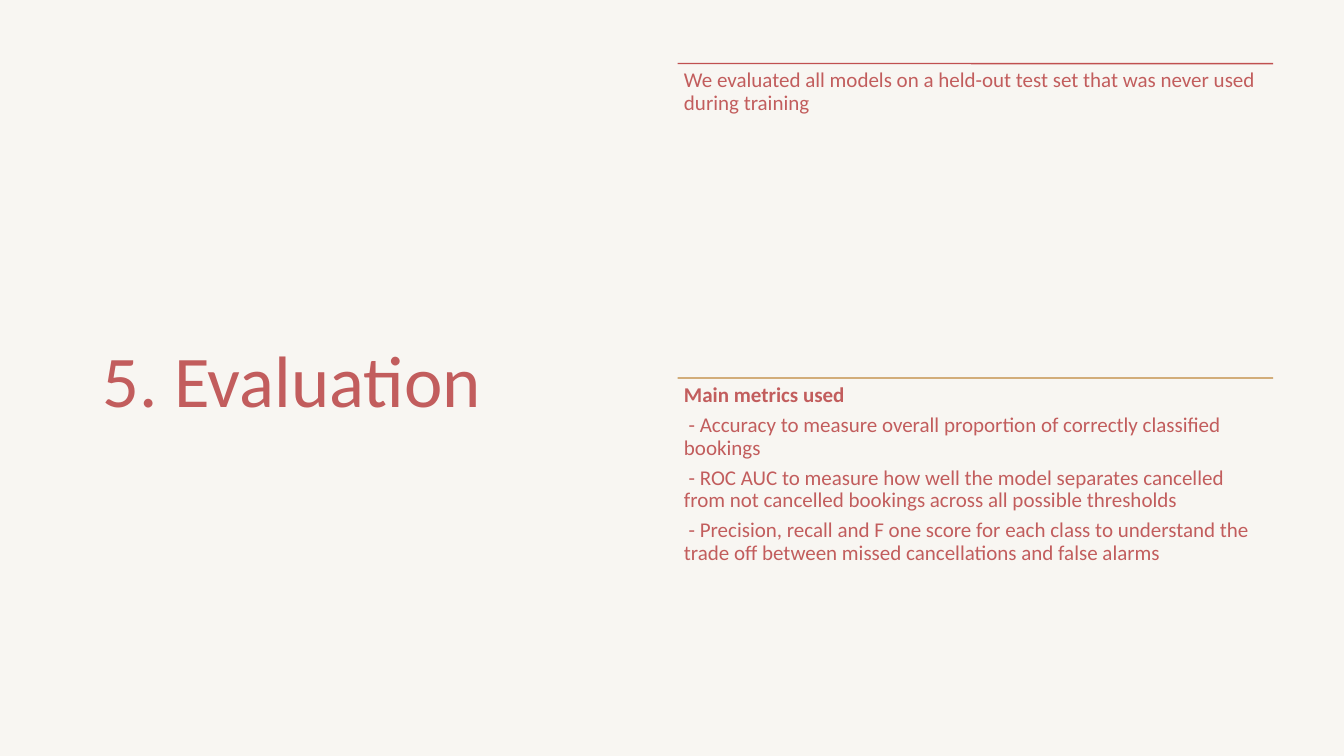
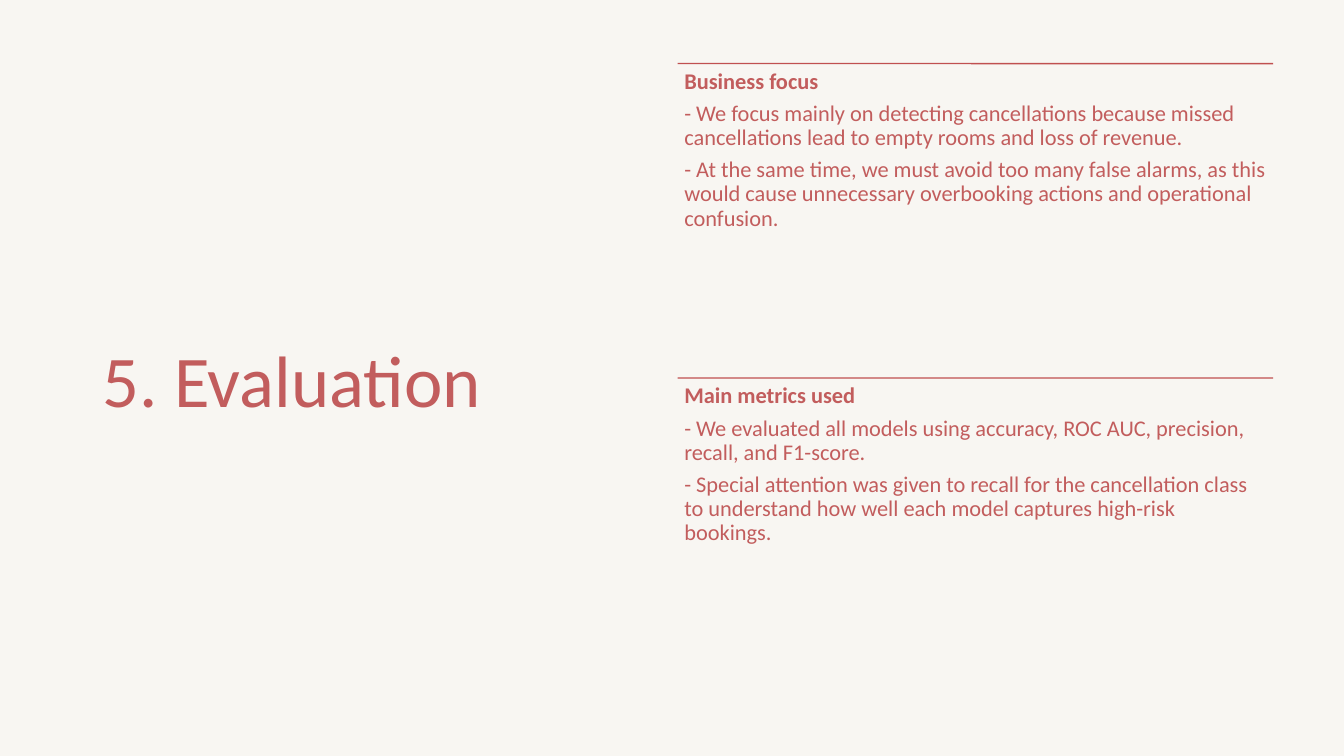
Before and after one commit to akvanaparthy/DAML-Project-Group-3, a slide deck: slide 14 of DAML Group 3 Final.pptx (slide 11 before the commit). Drawn at 1344x756 pixels with LibreOffice and Linux fonts; fonts in the diff are those of the drawing. Boxes give left, top, right and bottom in pixels: in the first picture for what was removed or moved away, otherwise in the second. Text is boxed around its words. In the diff, an @@ line names an element or a change of style, - is before the commit and + after.

```diff
--- a/DAML Group 3 Final.pptx
+++ b/DAML Group 3 Final.pptx
@@ text at (684,73,1265,226): text changed; size 15 to 16 pt @@
-We evaluated all models on a held-out test set that was never used during training
+Business focus
+- We focus mainly on detecting cancellations because missed cancellations lead to empty rooms and loss of revenue.
+- At the same time, we must avoid too many false alarms, as this would cause unnecessary overbooking actions and operational confusion.
@@ line (678, 378) - (1273, 378): stroke #BF873A 1 pt to #C05050 1 pt @@
@@ text at (684,387,855,403): size 15 to 16 pt in "Main metrics used" @@
@@ text at (684,420,1247,544): text changed; size 15 to 16 pt @@
-- Accuracy to measure overall proportion of correctly classified bookings
-- ROC AUC to measure how well the model separates cancelled from not cancelled bookings across all possible thresholds
-- Precision, recall and F one score for each class to understand the trade off between missed cancellations and false alarms
+- We evaluated all models using accuracy, ROC AUC, precision, recall, and F1-score.
+- Special attention was given to recall for the cancellation class to understand how well each model captures high-risk bookings.
```
Also in this commit, not shown: 8 other slides changed, 12 slides added, 2 slides removed, 4 other files.
